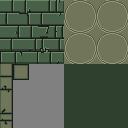
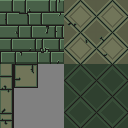
The second 128x128 image is a revision of the first. Changes to its layers:
added layer "Layer 6 copy 4" in group "PrisonCeiling" over [64, 64, 128, 128]
renamed "Layer 2 copy 7" to "Layer 6 copy 3", painted on it over [64, 0, 128, 64]
removed layer "Layer 2 copy 6" from group "PrisonFloor" over [64, 32, 96, 64]
removed layer "Layer 2 copy 5" from group "PrisonFloor" over [96, 0, 128, 32]
removed layer "Layer 2 copy 4" from group "PrisonFloor" over [64, 0, 96, 32]
painted on "Layer 2 copy 2" over [13, 64, 38, 88]
painted on "Layer 2 copy" over [13, 80, 14, 128]
painted on "TileHighlights" over [38, 27, 48, 37]
painted on "Individual Bricks" over [38, 26, 48, 38]
